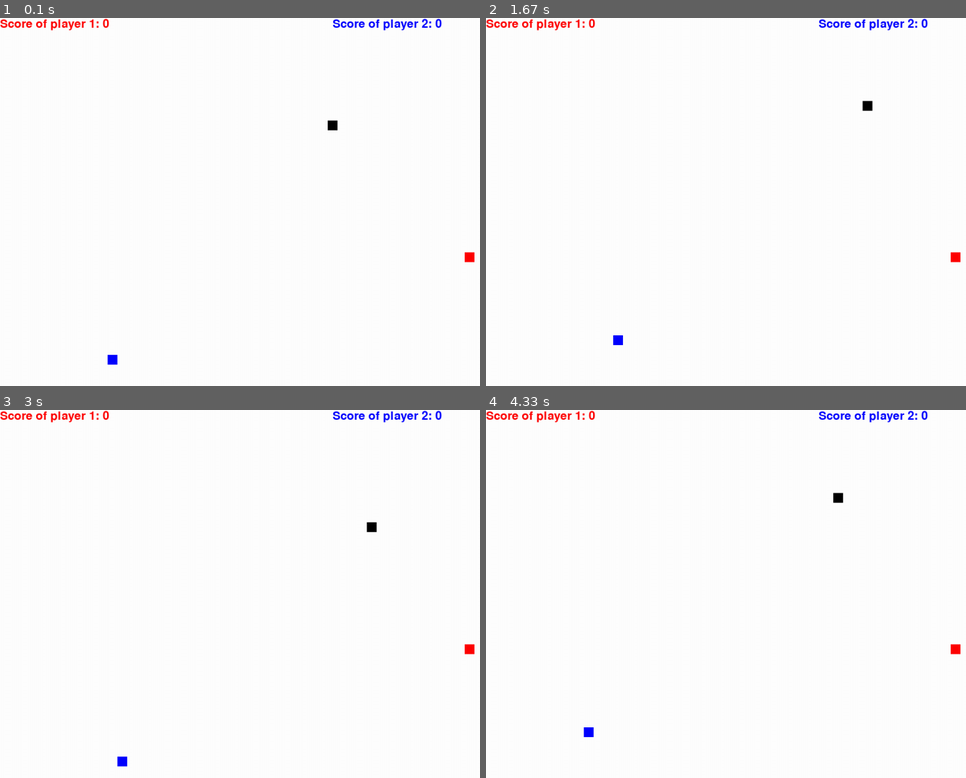
Above: before the commit, frames 1-4 (two rows, left to right).
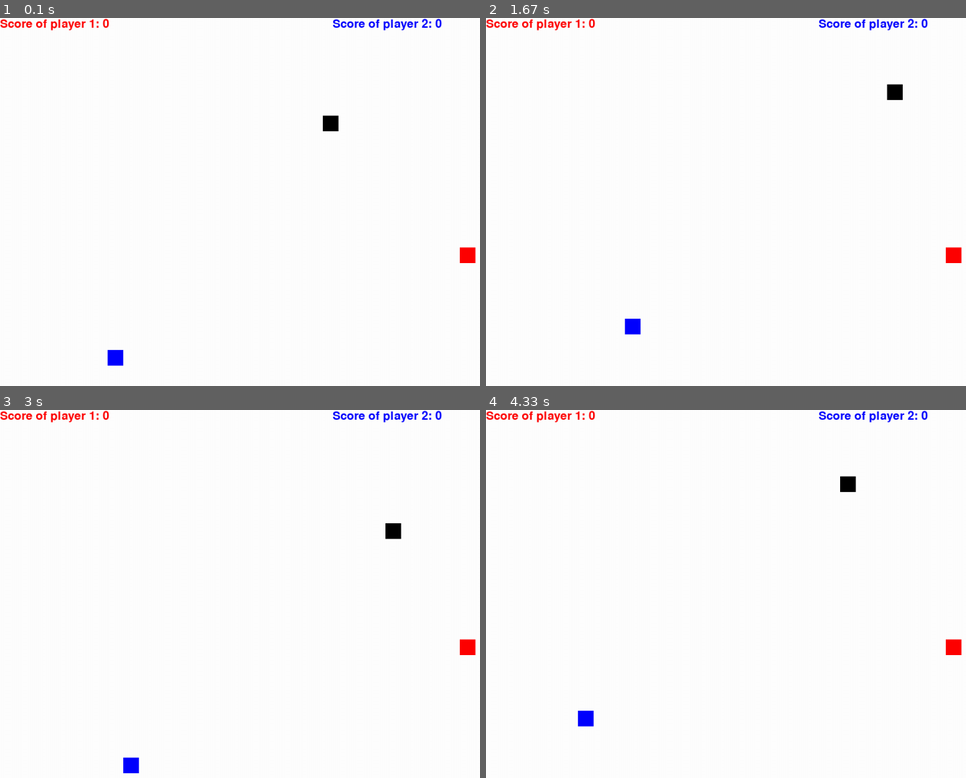
Above: after the commit, the same moments.

Repository: Nabegon/pygame
Game: pygame game, started from snake_game.py
The game is run twice, just before and just after one commit, with the same random seed, the same clock (stepped at 60 frames per second) and the same inputs.
Inputs:
- Up to frame 1 (0.1 s): no input
- Up to frame 2 (1.67 s): hold Right 0.33-0.8 s; hold Up 0.83-1.27 s; hold W 0.83-1.27 s; hold Right from 1.3 s (still down); hold D from 1.3 s (still down)
- Up to frame 3 (3 s): release Right at 1.8 s; release D at 1.8 s; hold Left 1.83-2.37 s; hold A 1.83-2.37 s; hold Down 2.4-2.95 s; hold S 2.4-2.95 s; hold Left from 2.98 s (still down); hold A from 2.98 s (still down)
- Up to frame 4 (4.33 s): release Left at 3.53 s; release A at 3.53 s; hold Up 3.57-4.12 s; hold W 3.57-4.12 s; hold Right from 4.15 s (still down); hold D from 4.15 s (still down)

The runs differ from the first frame. In frame 1, 0.3% of the frame differs, in the area x 22-100%, y 26-95%; in frame 2, 0.5%, in the area x 26-100%, y 17-90%; in frame 3, 0.5%; in frame 4, 0.5%.

Commit message:
fix: delete unused code and package

Diff:
--- a/snake_game.py
+++ b/snake_game.py
@@ -1,5 +1,4 @@
 import pygame
-import time
 import random
 
 # Initialize Pygame
@@ -20,8 +19,8 @@
 # Create a game loop
 running = True
 
-snake_block_1 = 20
-snake_block_2 = 20
+snake_block_1 = 32
+snake_block_2 = 32
 clock = pygame.time.Clock()
 snake_speed = 5
 
@@ -38,7 +37,7 @@
     font = pygame.font.Font(None, 36)
     text_1 = font.render("Win player 1", True, red)
     text_2 = font.render("Win player 2", True, red)
-    text_3 = font.render("引き分け", True, red)
+    text_3 = font.render("Draw", True, red)
     if score_1 > score_2:
         window.blit(text_1, [window_width / 2, window_height - 50])
     elif score_2 > score_1:
@@ -99,7 +98,7 @@
 
         for event in pygame.event.get():
             if event.type == pygame.QUIT:
-                running = False
+                pygame.quit()
             keys = pygame.key.get_pressed()
             if keys[pygame.K_LEFT]:
                 x1_change = -snake_block_1
@@ -158,7 +157,6 @@
         snake_as_player_2(snake_block_2, snake_list_2)
 
         score_counter(Length_of_snake1 - 1, Length_of_snake2 - 1)
-        pygame.display.update()
 
         if (foodx >= x1 and foodx < x1 + snake_block_1 and foody >= y1 and foody < y1 + snake_block_1):
             foodx = round(random.randrange(0, window_width - snake_block_1) / 10.0) * 10.0
@@ -170,6 +168,7 @@
             foody = round(random.randrange(0, window_height - snake_block_2) / 10.0) * 10.0
             Length_of_snake2 += 1
 
+        pygame.display.update()
         clock.tick(snake_speed)
     pygame.quit()
 
